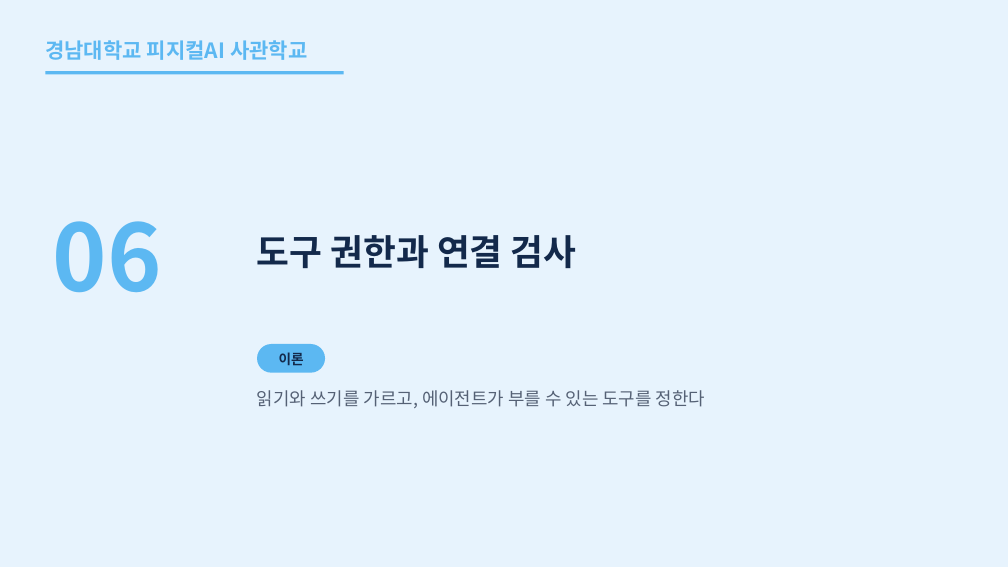
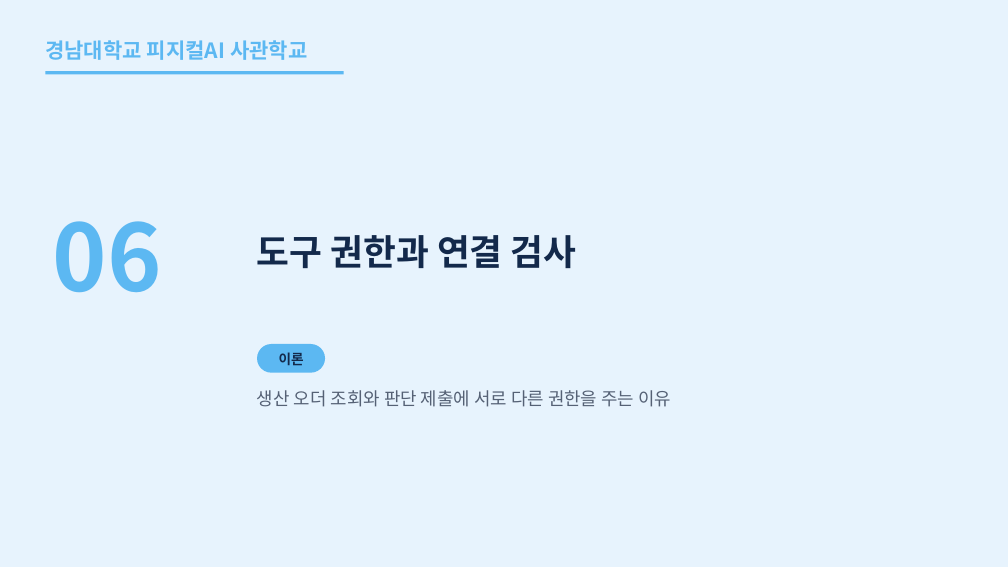
Before and after one commit to uengine-oss/hyd-iot-edu, a slide deck: slide 46 of workspace/강의제작/산출물/통합반/이론/06회차/통합반_06일차.pptx. Drawn at 1008x567 pixels with LibreOffice and Linux fonts; fonts in the diff are those of the drawing. Boxes give left, top, right and bottom in pixels: in the first picture for what was removed or moved away, otherwise in the second. Text is boxed around its words. In the diff, an @@ line names an element or a change of style, - is before the commit and + after.

Commit message:
통합반 6회차 03편 46~53장 덱·낭독·강조·쉼의 수정과 독립 검토를 반영한다

```diff
--- a/workspace/강의제작/산출물/통합반/이론/06회차/통합반_06일차.pptx
+++ b/workspace/강의제작/산출물/통합반/이론/06회차/통합반_06일차.pptx
@@ text at (257, 390, 671, 407): text changed @@
-읽기와 쓰기를 가르고, 에이전트가 부를 수 있는 도구를 정한다
+생산 오더 조회와 판단 제출에 서로 다른 권한을 주는 이유
```
Also in this commit, not shown: 7 other slides changed, 20 other files.
